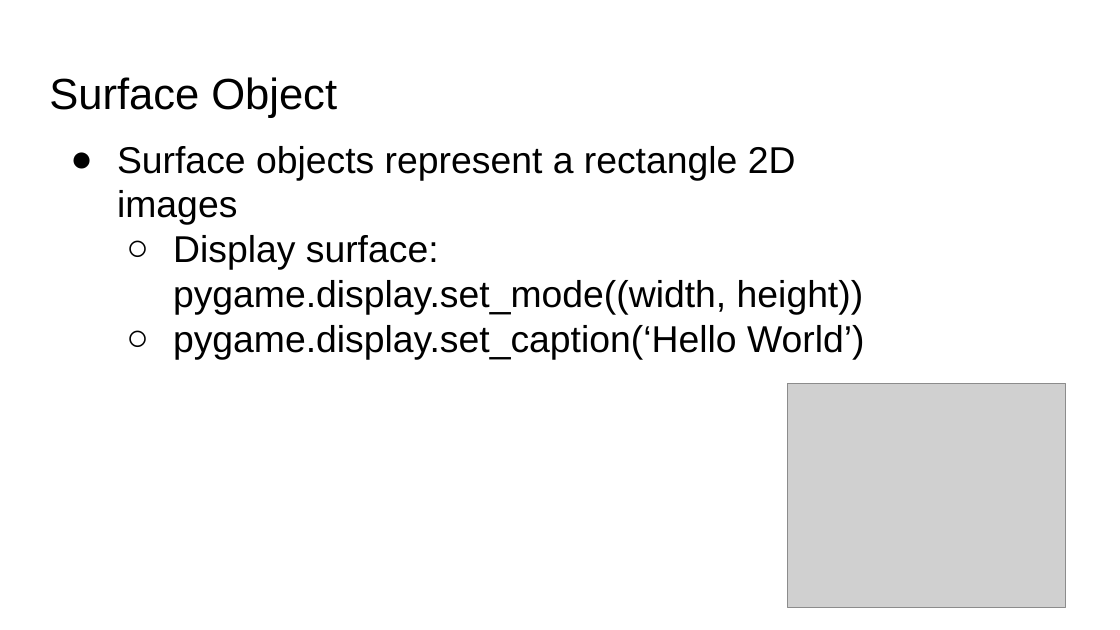
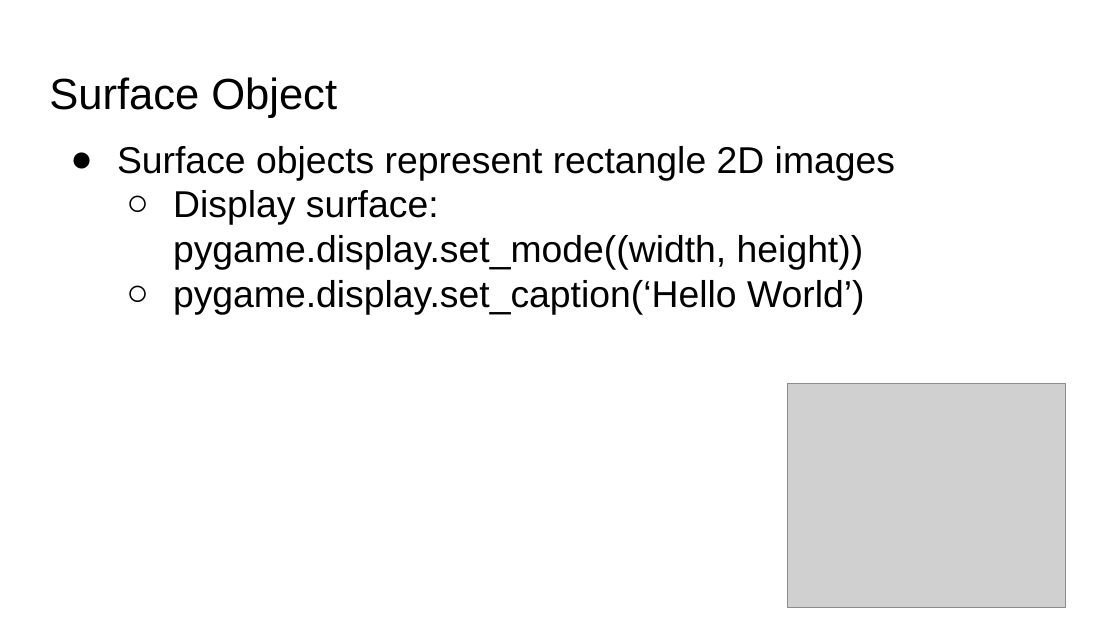
Before and after one commit to zhihongzeng2002/pythongame, a slide deck: slide 8 of 2/Bouncing Ball Game.pptx. Drawn at 1120x630 pixels with LibreOffice and Linux fonts; fonts in the diff are those of the drawing; grey boxes stand for pictures. Boxes give left, top, right and bottom in pixels: in the first picture for what was removed or moved away, otherwise in the second. Text is boxed around its words. In the diff, an @@ line names an element or a change of style, - is before the commit and + after.

```diff
--- a/2/Bouncing Ball Game.pptx
+++ b/2/Bouncing Ball Game.pptx
@@ text at [117,146,895,180]: text changed @@
-● Surface objects represent a rectangle 2D images
+● Surface objects represent rectangle 2D images
```
Also in this commit, not shown: 2 other slides changed, 1 slide added.
